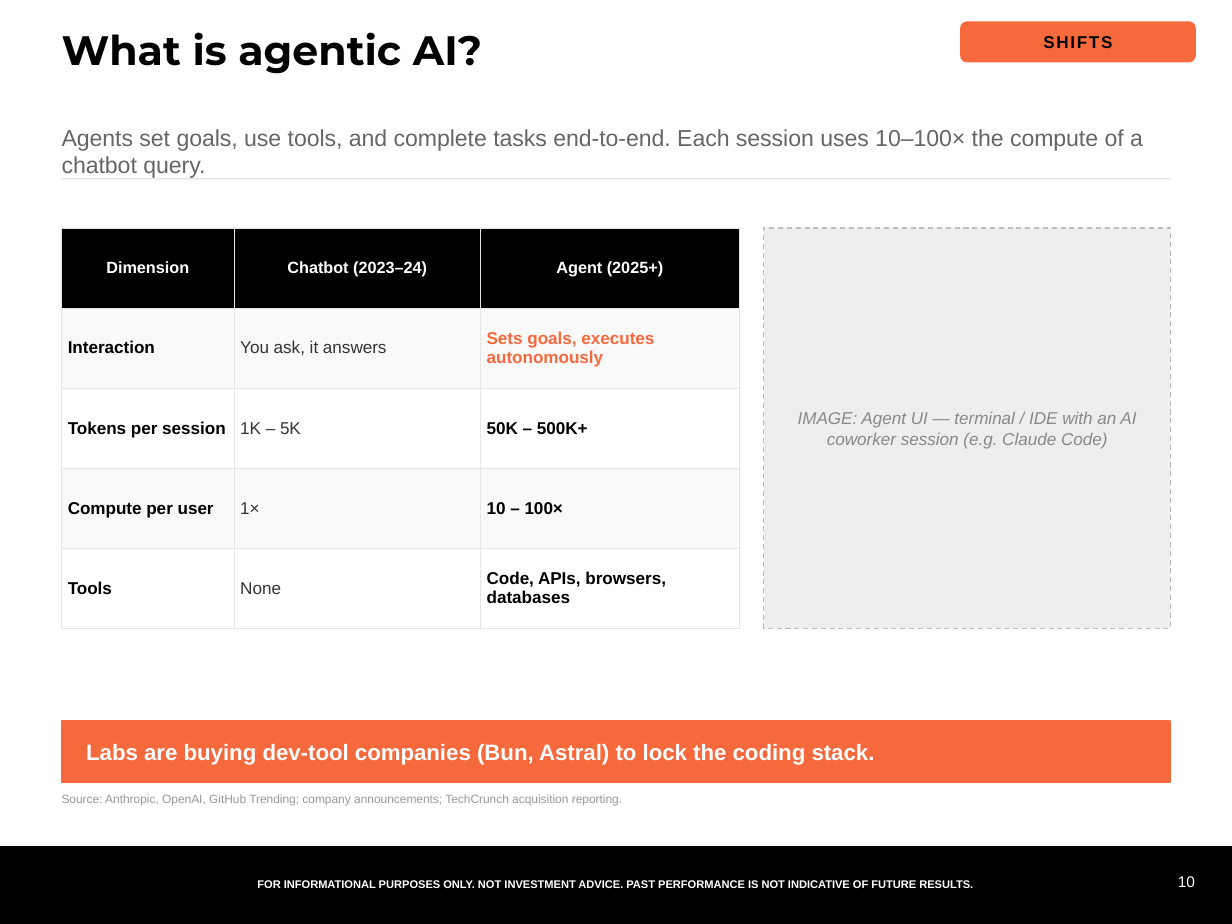
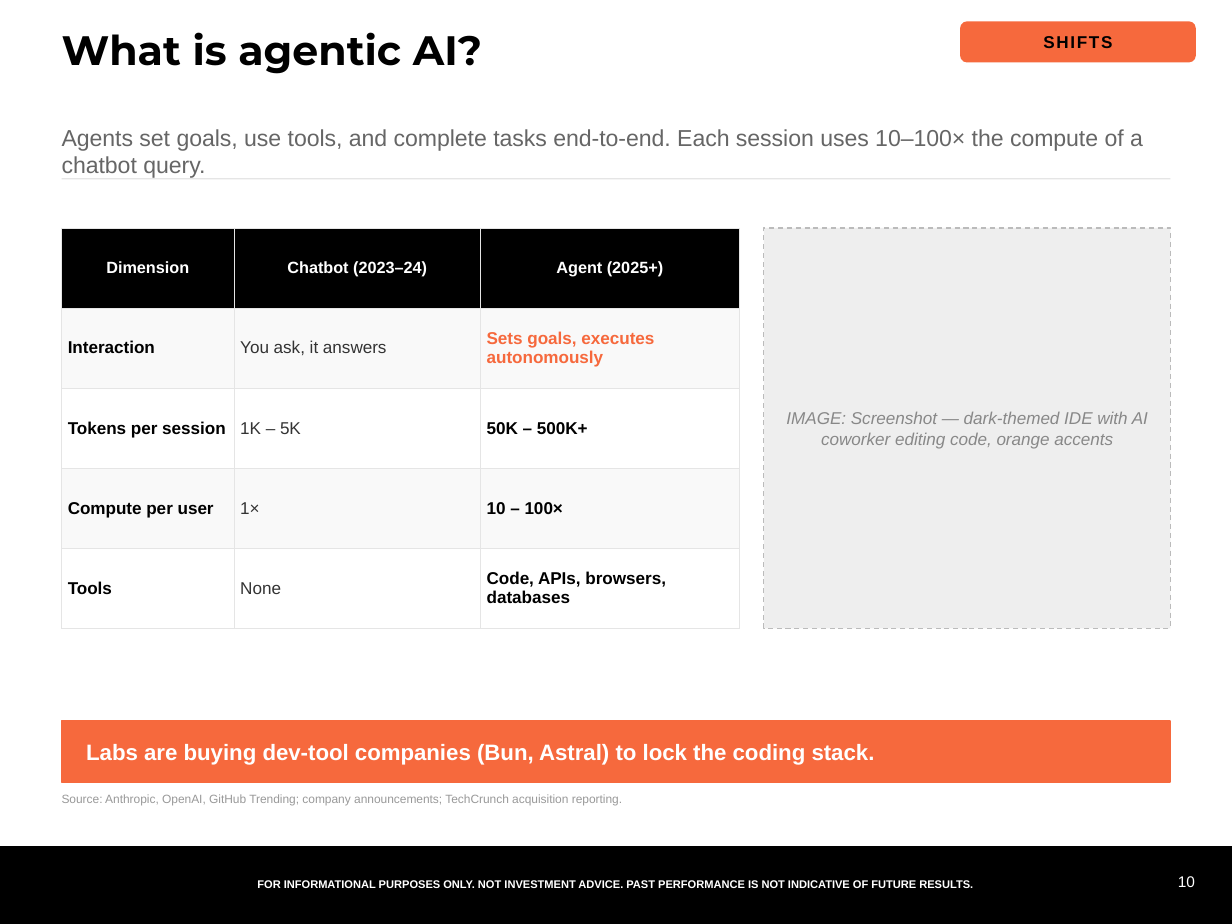
Before and after one commit to samuelcmcclellan-cell/ai-markets-deck, a slide deck: slide 10 of ai-markets-deck.pptx. Drawn at 1232x924 pixels with LibreOffice and Linux fonts; fonts in the diff are those of the drawing. Boxes give left, top, right and bottom in pixels: in the first picture for what was removed or moved away, otherwise in the second. Text is boxed around its words. In the diff, an @@ line names an element or a change of style, - is before the commit and + after.

```diff
--- a/ai-markets-deck.pptx
+++ b/ai-markets-deck.pptx
@@ text at (x1=786, y1=411, x2=1148, y2=449): text changed @@
-IMAGE: Agent UI — terminal / IDE with an AI coworker session (e.g. Claude Code)
+IMAGE: Screenshot — dark-themed IDE with AI coworker editing code, orange accents
```
Also in this commit, not shown: 9 other slides changed, 12 other files.
